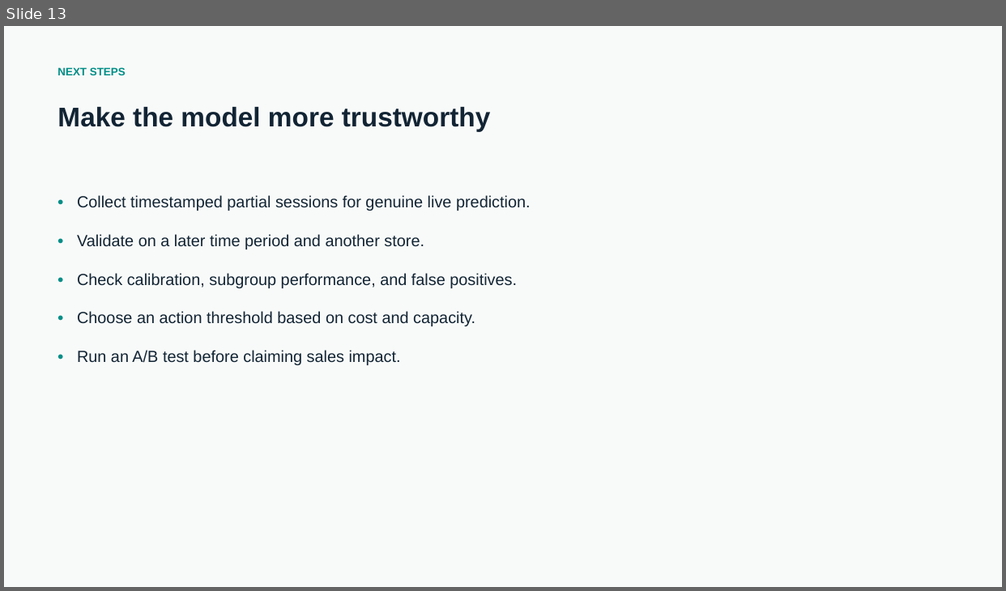
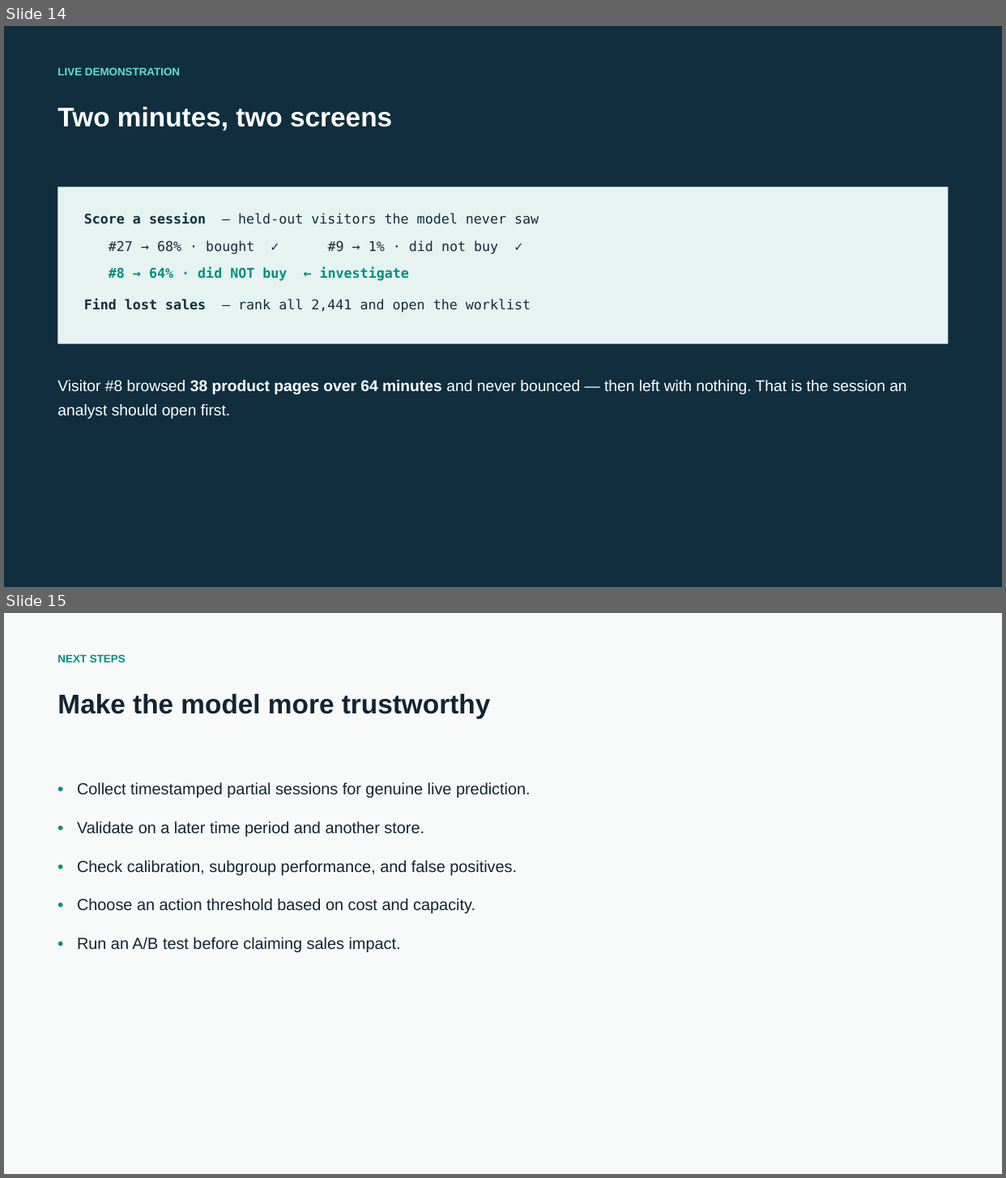
Before and after one commit to Kantheedeth/Project, a slide deck: SessionSignal.pptx. Shown one above the other, each under a label of ours: slide 13 before the commit, slides 14 and 15 after it. The pictures are 1006x591 and 1006x1178 pixels, drawn with LibreOffice and Linux fonts; fonts in the diff are those of the drawing. Boxes give left, top, right and bottom in pixels: in the first picture for what was removed or moved away, otherwise in the second. Text is boxed around its words. In the diff, an @@ line names an element or a change of style, - is before the commit and + after.

```diff
--- a/SessionSignal.pptx
+++ b/SessionSignal.pptx
@@ slide 14 added at (x1=4, y1=26, x2=1002, y2=587), background #102E3E @@
@@ text added at (x1=57, y1=67, x2=180, y2=75), 10.5 pt, text #5CE1CE, bold @@
+LIVE DEMONSTRATION
@@ text added at (x1=57, y1=106, x2=392, y2=131), 26 pt, text #FFFFFF, bold @@
+Two minutes, two screens
@@ rectangle added at (x1=58, y1=187, x2=948, y2=344), fill #E7F3F0 @@
@@ text added at (x1=84, y1=212, x2=539, y2=313), 13 pt, text #102E3E @@
+Score a session — held-out visitors the model never saw
+#27 → 68% · bought ✓ #9 → 1% · did not buy ✓
+#8 → 64% · did NOT buy ← investigate
+Find lost sales — rank all 2,441 and open the worklist
@@ text added at (x1=57, y1=380, x2=906, y2=419), 15 pt, text #FFFFFF @@
+Visitor #8 browsed 38 product pages over 64 minutes and never bounced — then left with nothing. That is the session an analyst should open first.
@@ what was slide 13 is now slide 15 @@
```
Also in this commit, not shown: 3 slides changed, 5 other slides added, 4 slides removed, 14 other files.
